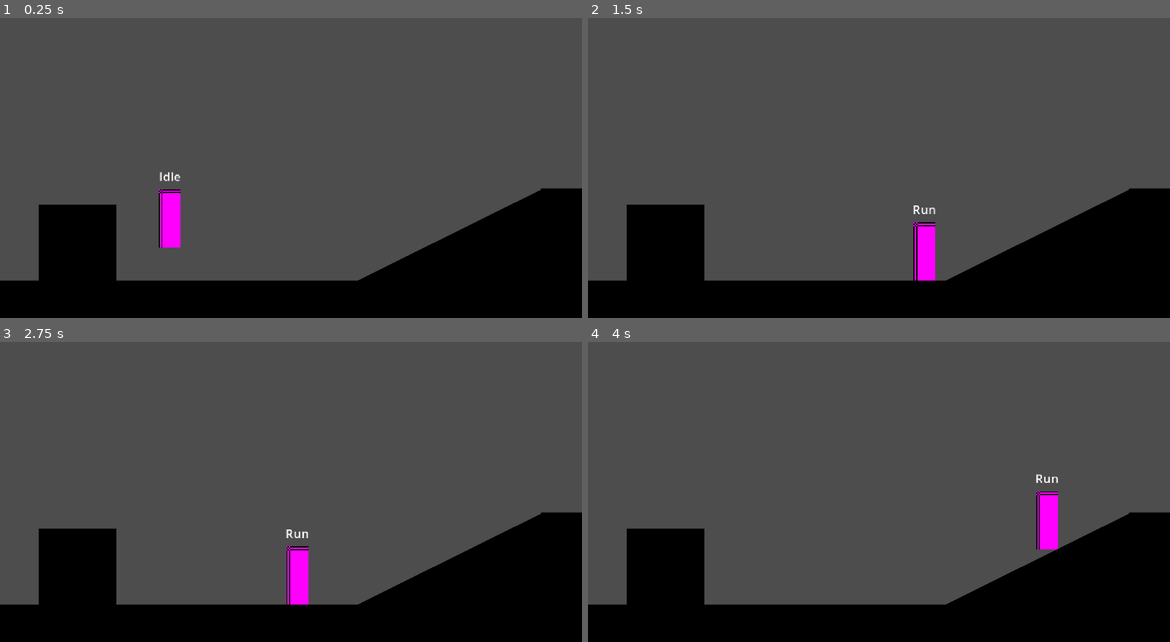
Above: before the commit, frames 1-4 (two rows, left to right).
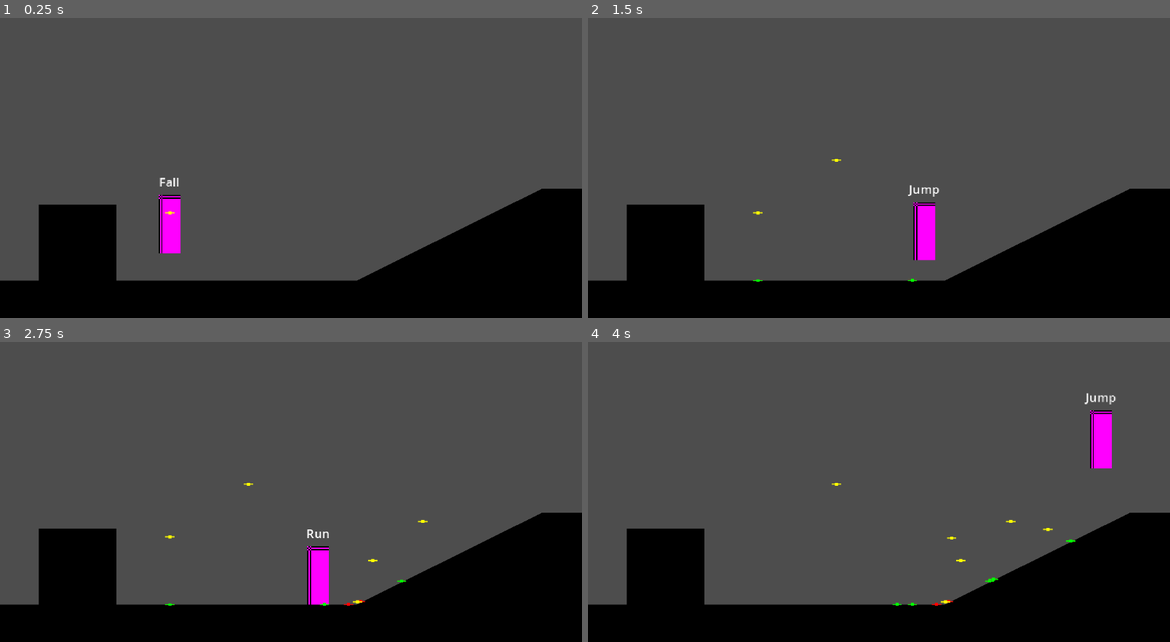
Above: after the commit, the same moments.

Repository: robgriffin247/mgames_metroidvania
Game: Godot game, scene res://playground.tscn
Two runs of this game, one before a commit and one after it. Both use one fixed random seed, a clock stepped at 60 frames per second and the inputs below.
Inputs:
- Up to frame 1 (0.25 s): no input
- Up to frame 2 (1.5 s): hold Z (jump) 0.53-1.28 s; hold Right (right) from 0.53 s (still down); tap Z (jump) at 1.35 s
- Up to frame 3 (2.75 s): tap Z (jump) at 1.52, 1.82 s; release Right (right) at 2.03 s; hold Left (left) from 2.03 s (still down); hold Z (jump) from 2.03 s (still down)
- Up to frame 4 (4 s): release Left (left) at 2.78 s; release Z (jump) at 2.78 s; hold Right (right) from 2.78 s (still down); tap Z (jump) at 2.85, 3.02, 3.32 s; hold Z (jump) from 3.53 s (still down)

The runs differ from the first frame. In frame 1, 0.4% of the frame differs, in the area x 27-100%, y 51-88%; in frame 2, 0.8%; in frame 3, 1.7%; in frame 4, 1.8%, in the area x 41-100%, y 16-89%.

Commit message:
added jump and fall states

Diff:
--- a/Player/Scripts/player.gd
+++ b/Player/Scripts/player.gd
@@ -1,4 +1,6 @@
 class_name Player extends CharacterBody2D
+
+const JUMP_INDICATOR = preload("uid://dkb3bgq33xpsd")
 
 #region /// Exports
 @export_range(1.0, 1000.0, 1.0) var run_speed := 150.0
@@ -15,6 +17,7 @@
 #region //// Standard variables
 var direction := Vector2.ZERO
 var gravity := get_gravity().y
+var gravity_multiplier := 1.0
 #endregion
 
 
@@ -27,7 +30,7 @@
 	change_state(current_state.process(delta))
 
 func _physics_process(delta: float) -> void:
-	velocity.y += get_gravity().y * delta
+	velocity.y += get_gravity().y * delta * gravity_multiplier
 	move_and_slide()
 	change_state(current_state.physics_process(delta))
 
@@ -74,3 +77,13 @@
 	var x_axis := Input.get_axis("left", "right")
 	var y_axis := Input.get_axis("up", "down")
 	direction = Vector2(x_axis, y_axis)
+
+
+
+func add_debug_indicator(color: Color = Color.RED) -> void:
+	var d : Node2D = JUMP_INDICATOR.instantiate()
+	get_tree().root.add_child(d)
+	d.global_position = global_position
+	d.modulate = color
+	await get_tree().create_timer(3.0).timeout
+	d.queue_free()
--- /dev/null
+++ b/Player/States/fall.gd
@@ -0,0 +1,51 @@
+class_name PlayerStateFall extends PlayerState
+
+var coyote_time := 0.5
+var coyote_timer := 0.0
+var fall_gravity_multiplier := 1.165 # Make this small to make low-gravity
+
+var jump_buffer_time := 0.2 # Allows jump to work if pressed just before leaving fall state
+var jump_buffer_timer := 0.0
+
+func init() -> void:
+	pass
+
+func enter() -> void:
+	# play animation
+	player.gravity_multiplier = fall_gravity_multiplier
+	if player.previous_state==jump:
+		coyote_timer = 0.0
+	else:
+		coyote_timer = coyote_time
+	player.add_debug_indicator(Color.YELLOW)
+	pass
+
+func exit() -> void:
+	player.gravity_multiplier = 1.0
+	pass
+
+
+
+func handle_input(event: InputEvent) -> PlayerState:
+	if event.is_action_pressed("jump"):
+		if coyote_timer >= 0:
+			return jump
+		else:
+			jump_buffer_timer = jump_buffer_time
+	return next_state
+
+
+func process(delta: float) -> PlayerState:
+	coyote_timer -= delta
+	jump_buffer_timer -= delta
+	return next_state
+
+
+func physics_process(_delta: float) -> PlayerState:
+	if player.is_on_floor():
+		player.add_debug_indicator(Color.RED)
+		if jump_buffer_timer >= 0:
+			return jump
+		return idle
+	player.velocity.x = player.direction.x * player.run_speed
+	return next_state
--- a/Player/States/idle.gd
+++ b/Player/States/idle.gd
@@ -13,9 +13,9 @@
 	pass
 
 
-func handle_input(_event: InputEvent) -> PlayerState:
-	# jump
-	# attack
+func handle_input(event: InputEvent) -> PlayerState:
+	if event.is_action_pressed("jump"):
+		return jump
 	return next_state
 
 
@@ -27,4 +27,6 @@
 
 func physics_process(_delta: float) -> PlayerState:
 	player.velocity.x = 0.0
+	if !player.is_on_floor():
+		return fall
 	return next_state
--- /dev/null
+++ b/Player/States/jump.gd
@@ -0,0 +1,37 @@
+class_name PlayerStateJump extends PlayerState
+
+var jump_velocity := 450.0
+
+func init() -> void:
+	pass
+
+func enter() -> void:
+	# play animation
+	player.velocity.y = -jump_velocity
+	player.add_debug_indicator(Color.GREEN)
+	pass
+
+func exit() -> void:
+	pass
+
+
+func handle_input(event: InputEvent) -> PlayerState:
+	# Variable height jump; if jump released before peak, slow player and enter fall
+	if event.is_action_released("jump"):
+		player.velocity.y *= 0.65
+		if player.velocity.y >= 0:
+			return fall
+	return next_state
+
+
+func process(_delta: float) -> PlayerState:
+	return next_state
+
+
+func physics_process(_delta: float) -> PlayerState:
+	if player.is_on_floor():
+		return idle
+	elif player.velocity.y >= 0:
+		return fall
+	player.velocity.x = player.direction.x * player.run_speed
+	return next_state
--- a/Player/States/player_state.gd
+++ b/Player/States/player_state.gd
@@ -7,45 +7,27 @@
 #region /// state references
 @onready var idle: PlayerStateIdle = %Idle
 @onready var run: PlayerStateRun = %Run
+@onready var jump: PlayerStateJump = %Jump
+@onready var fall: PlayerStateFall = %Fall
 #endregion
 
 func init() -> void:
-	"""
-	What happens when the state is initialised
-	"""
 	pass
 
 func enter() -> void:
-	"""
-	What happens when the state is entered
-	- play animations
-	"""
 	pass
 
 func exit() -> void:
-	"""
-	What happens when the state is exited
-	"""
 	pass
 
 
 func handle_input(event: InputEvent) -> PlayerState:
-	"""
-	What happens when an input is given
-	- do we need to change state?
-	"""
 	return next_state
 
 
 func process(_delta: float) -> PlayerState:
-	"""
-	What happens each process tick while in this state
-	"""
 	return next_state
 
 
 func physics_process(_delta: float) -> PlayerState:
-	"""
-	What happens each physics tick while in this state
-	"""
 	return next_state
--- a/Player/States/run.gd
+++ b/Player/States/run.gd
@@ -10,7 +10,9 @@
 	pass
 
 
-func handle_input(_event: InputEvent) -> PlayerState:
+func handle_input(event: InputEvent) -> PlayerState:
+	if event.is_action_pressed("jump"):
+		return jump
 	return next_state
 
 
@@ -22,4 +24,6 @@
 
 func physics_process(_delta: float) -> PlayerState:
 	player.velocity.x = player.direction.x * player.run_speed
+	if !player.is_on_floor():
+		return fall
 	return next_state
--- /dev/null
+++ b/Player/jump_indicator.tscn
@@ -0,0 +1,20 @@
+[gd_scene load_steps=3 format=3 uid="uid://dkb3bgq33xpsd"]
+
+[sub_resource type="Gradient" id="Gradient_cfchd"]
+offsets = PackedFloat32Array(0.53881276, 0.60730594)
+colors = PackedColorArray(1, 1, 1, 1, 1, 1, 1, 0)
+
+[sub_resource type="GradientTexture2D" id="GradientTexture2D_c823p"]
+gradient = SubResource("Gradient_cfchd")
+width = 7
+height = 5
+fill = 1
+fill_from = Vector2(0.5, 0.5)
+fill_to = Vector2(1, 0.5)
+
+[node name="JumpIndicator" type="Node2D"]
+
+[node name="Sprite2D" type="Sprite2D" parent="."]
+position = Vector2(0, 1.0430813e-07)
+scale = Vector2(2.5714285, 0.8)
+texture = SubResource("GradientTexture2D_c823p")
--- a/Player/player.tscn
+++ b/Player/player.tscn
@@ -1,14 +1,17 @@
-[gd_scene load_steps=6 format=3 uid="uid://b0yr1gxchtey1"]
+[gd_scene load_steps=8 format=3 uid="uid://b0yr1gxchtey1"]
 
 [ext_resource type="Script" uid="uid://cg3btxsliv3qj" path="res://Player/Scripts/player.gd" id="1_l8h54"]
 [ext_resource type="Script" uid="uid://bqk077h6dd3gb" path="res://Player/States/idle.gd" id="2_4ntmi"]
 [ext_resource type="Script" uid="uid://cuvj6vxv6hk11" path="res://Player/States/run.gd" id="3_btcbx"]
+[ext_resource type="Script" uid="uid://75kk2lw22wok" path="res://Player/States/jump.gd" id="4_k53q1"]
+[ext_resource type="Script" uid="uid://bge2eikdsmox0" path="res://Player/States/fall.gd" id="5_k53q1"]
 
 [sub_resource type="PlaceholderTexture2D" id="PlaceholderTexture2D_hvfyp"]
 size = Vector2(18, 48)
 
-[sub_resource type="RectangleShape2D" id="RectangleShape2D_hvfyp"]
-size = Vector2(16, 42)
+[sub_resource type="CapsuleShape2D" id="CapsuleShape2D_k53q1"]
+radius = 8.0
+height = 42.0
 
 [node name="Player" type="CharacterBody2D"]
 script = ExtResource("1_l8h54")
@@ -23,13 +26,23 @@
 unique_name_in_owner = true
 script = ExtResource("3_btcbx")
 
+[node name="Jump" type="Node" parent="States"]
+unique_name_in_owner = true
+script = ExtResource("4_k53q1")
+metadata/_custom_type_script = "uid://muxsmmxo0k0i"
+
+[node name="Fall" type="Node" parent="States"]
+unique_name_in_owner = true
+script = ExtResource("5_k53q1")
+metadata/_custom_type_script = "uid://muxsmmxo0k0i"
+
 [node name="Sprite2D" type="Sprite2D" parent="."]
 position = Vector2(0, -24)
 texture = SubResource("PlaceholderTexture2D_hvfyp")
 
 [node name="CollisionShape2D" type="CollisionShape2D" parent="."]
 position = Vector2(0, -21)
-shape = SubResource("RectangleShape2D_hvfyp")
+shape = SubResource("CapsuleShape2D_k53q1")
 
 [node name="Debugs" type="Node2D" parent="."]
 
--- a/playground.tscn
+++ b/playground.tscn
@@ -33,8 +33,8 @@
 shape = SubResource("RectangleShape2D_edjgo")
 
 [node name="Sprite2D3" type="Sprite2D" parent="Ground"]
-position = Vector2(484, 222.875)
-scale = Vector2(2.3750002, 3.7578123)
+position = Vector2(485, 223.0625)
+scale = Vector2(2.3750002, 3.7539065)
 texture = SubResource("GradientTexture2D_rupst")
 
 [node name="StaticBody2D" type="StaticBody2D" parent="Ground/Sprite2D3"]
@@ -53,12 +53,13 @@
 shape = SubResource("RectangleShape2D_edjgo")
 
 [node name="Sprite2D2" type="Sprite2D" parent="Ground"]
-position = Vector2(378, 247.99998)
+position = Vector2(390.42218, 241.63629)
 rotation = -0.46171454
-scale = Vector2(6.236409, 2.8150327)
+scale = Vector2(5.35551, 2.8252504)
 texture = SubResource("GradientTexture2D_rupst")
 
 [node name="StaticBody2D" type="StaticBody2D" parent="Ground/Sprite2D2"]
 
 [node name="CollisionShape2D" type="CollisionShape2D" parent="Ground/Sprite2D2/StaticBody2D"]
+scale = Vector2(0.99999994, 0.99999994)
 shape = SubResource("RectangleShape2D_edjgo")
Not shown, added: Player/States/README.md
